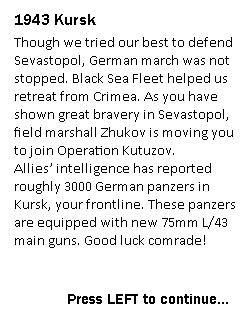
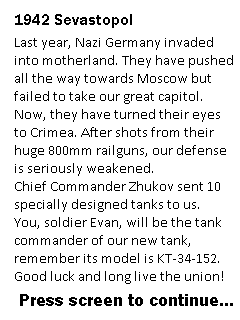
Revision of a layered 240 x 320 image; what changed, layer by layer:
renamed "Press LEFT to continue..." to "Press screen to continue...", painted on it over box(20, 294, 233, 306)
removed layer "Though we tried our best to defend Sevastopol, German march was" over box(14, 37, 235, 248)
renamed "1943 Kursk" to "Rectangle 1", painted on it over box(15, 14, 233, 306)
painted on "Background" over box(14, 14, 233, 304)
